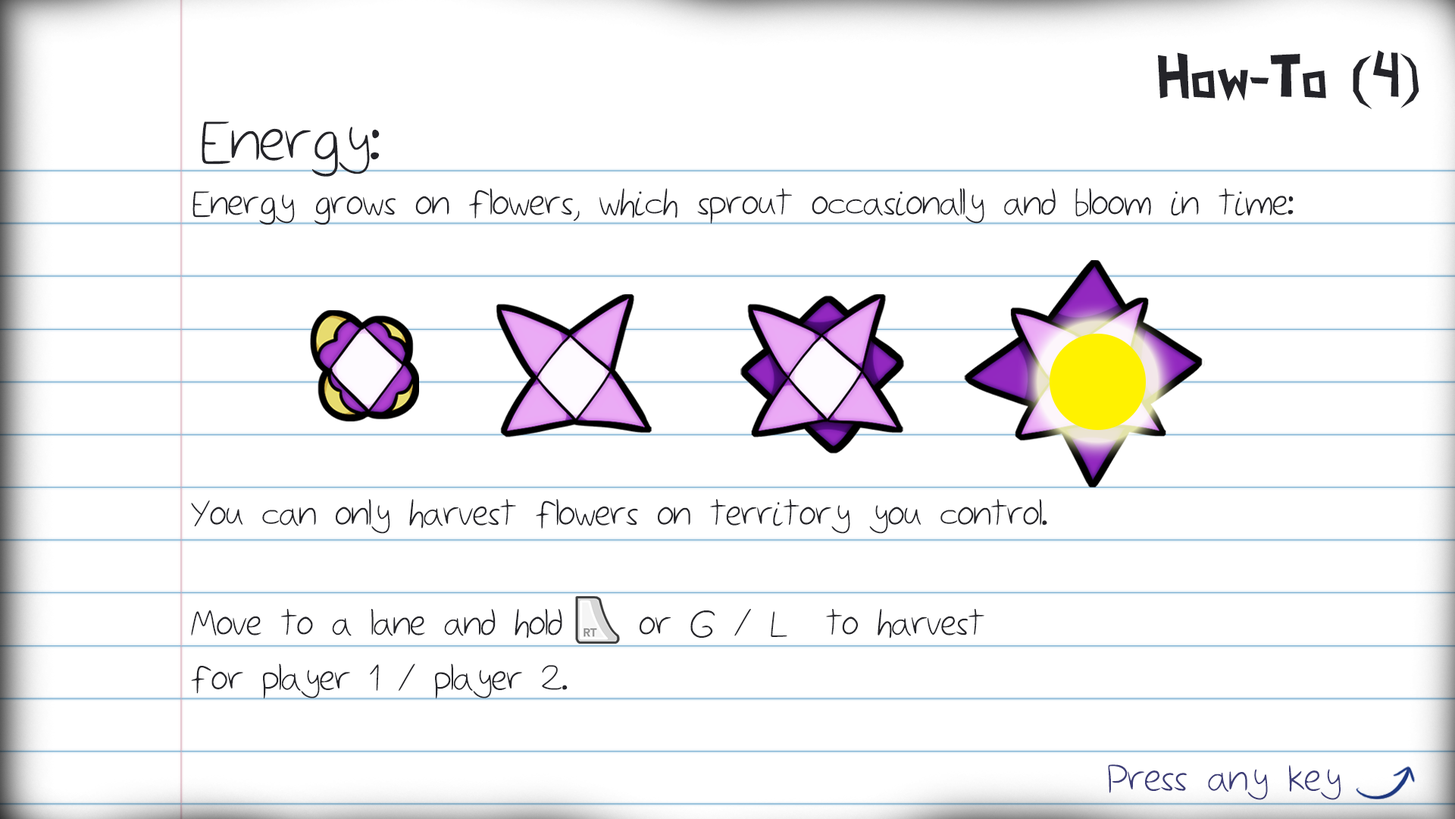
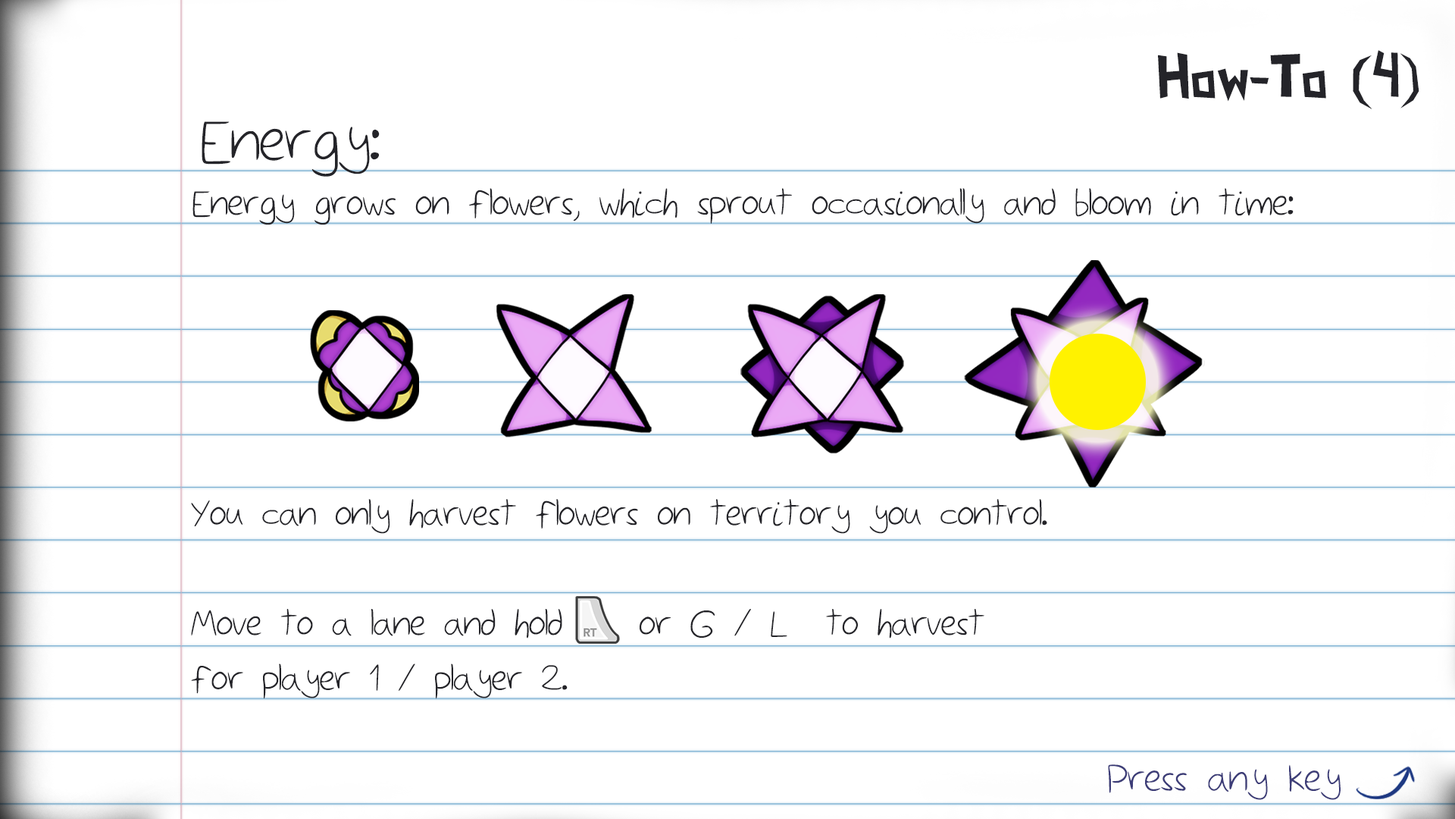
Revision of a layered (1455, 819) image; what changed, layer by layer:
painted on "Layer 7" over left=18, top=0, right=1455, bottom=819
